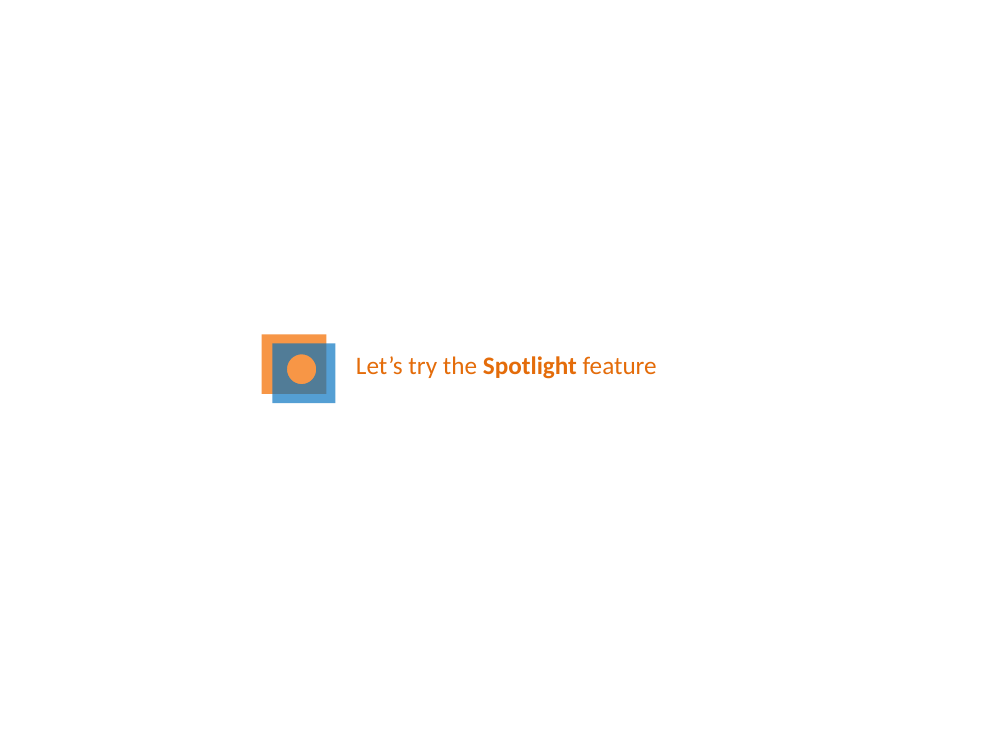
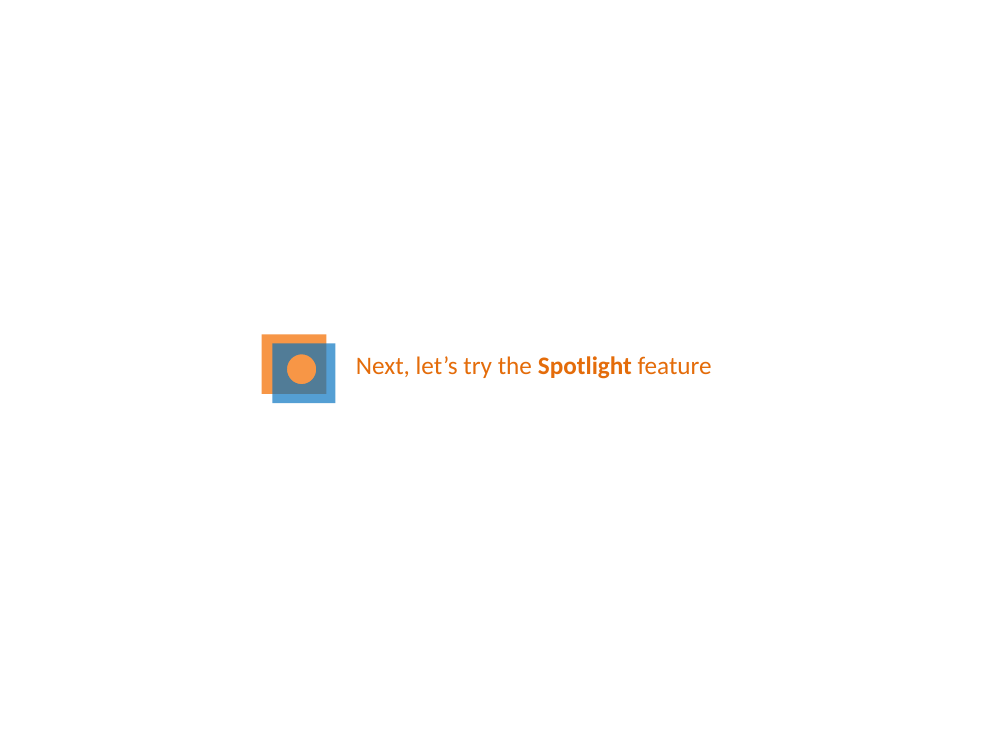
Before and after one commit to PowerPointLabs/PowerPointLabs, a slide deck: slide 7 of PowerPointLabs/PowerPointLabs/PowerPointLabs Quick Tutorial.pptx (slide 4 before the commit). Drawn at 1008x756 pixels with LibreOffice and Linux fonts; fonts in the diff are those of the drawing. Boxes give left, top, right and bottom in pixels: in the first picture for what was removed or moved away, otherwise in the second. Text is boxed around its words. In the diff, an @@ line names an element or a change of style, - is before the commit and + after.

```diff
--- a/PowerPointLabs/PowerPointLabs/PowerPointLabs Quick Tutorial.pptx
+++ b/PowerPointLabs/PowerPointLabs/PowerPointLabs Quick Tutorial.pptx
@@ text at bbox=[356, 356, 712, 379]: text changed @@
-Let’s try the Spotlight feature
+Next, let’s try the Spotlight feature
```
Also in this commit, not shown: 3 other slides changed, 15 slides added.
